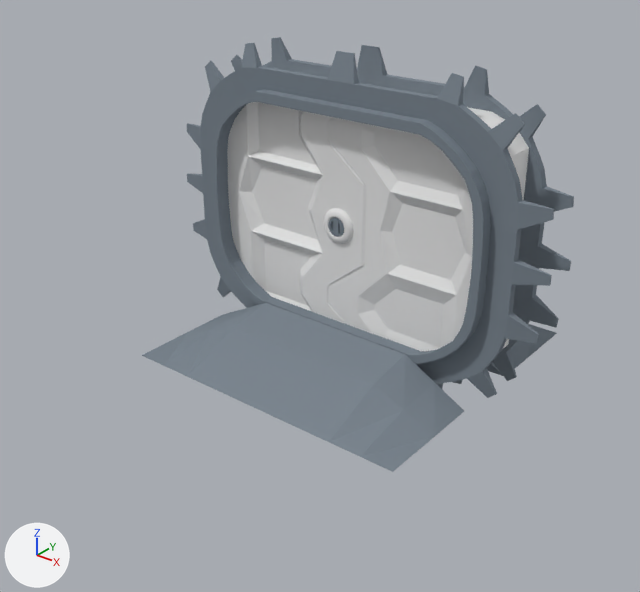
An edit to the Blender file Blender/door.blend, drawn before and after from the same camera.
Both versions are drawn from a camera (50 mm lens) standing at (10.75, -14.72, 10.02) and looking at (-0.16, -1.08, 1.57). Arrows for +X, +Y and +Z are at lower left; the lights stay in place.

Script lines for the objects in view, before the commit:
```python
me_circle = bpy.data.meshes.new('Circle')
me_circle.from_pydata(...)  # 352 vertices, 320 faces; spans x -0.409..0.409, y -0.047..0.064, z -0.409..0.409
me_circle.polygons.foreach_set('use_smooth', [True] * 320)
me_circle_001 = bpy.data.meshes.new('Circle.001')
me_circle_001.from_pydata(...)  # 230 vertices, 201 faces; spans x -0.207..0.207, y -0.032..0.075, z -0.207..0.207
me_circle_001.materials.append(mat_generalmetal)  # grey #7d8790
me_cube_001 = bpy.data.meshes.new('Cube.001')
me_cube_001.from_pydata(...)  # 1008 vertices, 1104 faces; spans x -4.84..4.77, y -0.85..0.83, z -0.44..6.71
me_cube_001.materials.append(mat_generalmetal)  # grey #7d8790
me_cube_002 = bpy.data.meshes.new('Cube.002')
me_cube_002.from_pydata(...)  # 86 vertices, 84 faces; spans x -3.47..3.47, y -3.47..3.47, z -0.05..0.77
me_cube_002.materials.append(mat_generalmetal)  # grey #7d8790
me_cube_003 = bpy.data.meshes.new('Cube.003')
me_cube_003.from_pydata(...)  # 170 vertices, 168 faces; spans x -2.04..2.08, y -0.46..0.42, z -2.82..2.5
me_cube_003.materials.append(None)
ob_doorcontainer = bpy.data.objects.new('DoorContainer', me_cube_001)
ob_doorcontainer.location = (0.0, 0.0, 0.0)
ob_doorlockinsidef = bpy.data.objects.new('DoorLockInsideF', me_circle_001)
ob_doorlockinsidef.location = (-0.17, -0.49, 3.0)
ob_doorlockoutisdef = bpy.data.objects.new('DoorLockOutisdeF', me_circle)
ob_doorlockoutisdef.location = (-0.17, -0.48, 3.0)
ob_doorright = bpy.data.objects.new('doorRight', me_cube_003)
ob_doorright.location = (1.6, -0.01, 3.31)
ob_walkingramp = bpy.data.objects.new('walkingRamp', me_cube_002)
ob_walkingramp.location = (0.0, 0.0, 0.0)
# also in view: 'doorLeft' at (-1.6, -0.01, 3.15)
```
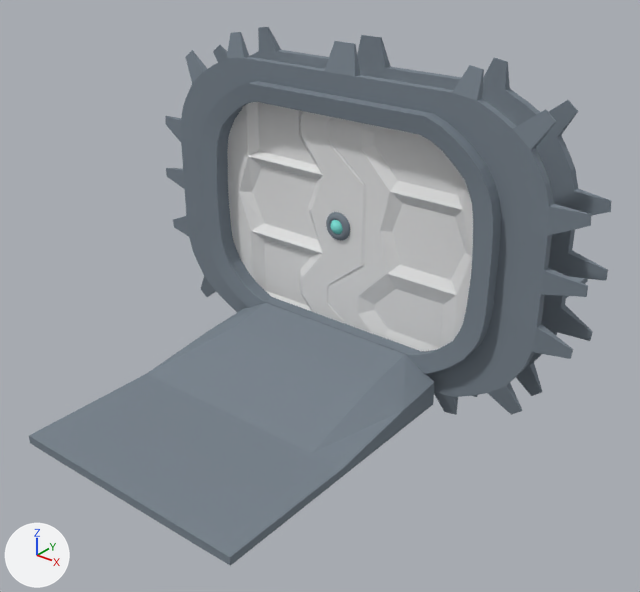
Changed parts and their boxes (x1, y1, x2, y2) in the pictures (640 x 592 px; the box of a moved part takes in the faces that stretch with it):
'DoorContainer', reshaped (15% wider, 7% taller): before (187, 37, 574, 398); after (165, 27, 612, 415)
'walkingRamp', reshaped (35% wider, 71% taller): before (142, 303, 557, 472); after (29, 277, 588, 566)
'DoorLockOutisdeF', reshaped (19% narrower, 22% shorter): before (324, 208, 354, 244); after (326, 212, 350, 240)
'DoorLockInsideF', hidden: before (328, 217, 344, 237)
part 2 of me_cube_002, moved or reshaped: before (142, 324, 557, 472); after (29, 277, 588, 566)

Edits to the bpy script that builds the scene:
```text
Add mat_glass:
    mat_glass = diffuse_material('glass')
    mat_glass.base_color = (0.231, 0.8, 0.732)  # cyan #84e7de
Change me_circle:
    used by ob_doorlockoutisdef; location = (-0.17, -0.48, 3.0)
    remove me_circle.from_pydata(...)  # 352 vertices, 320 faces; spans x -0.409..0.409, y -0.047..0.064, z -0.409..0.409
    add me_circle.from_pydata(...)  # 529 vertices, 512 faces; spans x -0.323..0.323, y -0.112..0.043, z -0.323..0.323
    me_circle part 1: 352 vertices removed from x -0.409..0.409, y -0.047..0.064, z -0.409..0.409; 529 vertices added at x -0.323..0.323, y -0.112..0.043, z -0.323..0.323
    add me_circle.materials.append(mat_glass)  # cyan #84e7de
    add me_circle.materials.append(mat_generalmetal)  # grey #7d8790
Change me_cube_002:
    used by ob_walkingramp; location = (0.0, 0.0, 0.0)
    remove me_cube_002.from_pydata(...)  # 86 vertices, 84 faces; spans x -3.47..3.47, y -3.47..3.47, z -0.05..0.77
    add me_cube_002.from_pydata(...)  # 104 vertices, 100 faces; spans x -2.72..2.72, y -7.0..7.0, z -0.19..0.77
    me_cube_002 part 2: 28 vertices moved from x -3.47..3.47, y -3.47..3.47, z -0.05..-0.04 to x -2.72..2.72, y -3.98..3.98, z -0.19..0.0; 14 vertices removed from x -3.47..3.47, y -3.47..3.47, z -0.05..-0.04; 32 vertices added at x -2.72..2.72, y -7.0..7.0, z -0.19..0.0
Change me_cube_001:
    used by ob_doorcontainer; location = (0.0, 0.0, 0.0)
    remove me_cube_001.from_pydata(...)  # 1008 vertices, 1104 faces; spans x -4.84..4.77, y -0.85..0.83, z -0.44..6.71
    add me_cube_001.from_pydata(...)  # 1008 vertices, 1104 faces; spans x -5.56..5.49, y -0.9..0.88, z -0.63..6.9
    me_cube_001 part 3: 640 of 1008 vertices moved; they spanned x -4.84..4.77, y -0.85..0.83, z -0.44..6.71 and now span x -5.56..5.49, y -0.9..0.88, z -0.63..6.9; mean shift (0.0, 0.0, 0.0); largest move (4.77, -0.45, 3.24) -> (5.49, -0.47, 3.24)
Change ob_doorlockinsidef:
    add ob_doorlockinsidef.hide_viewport = True
```
